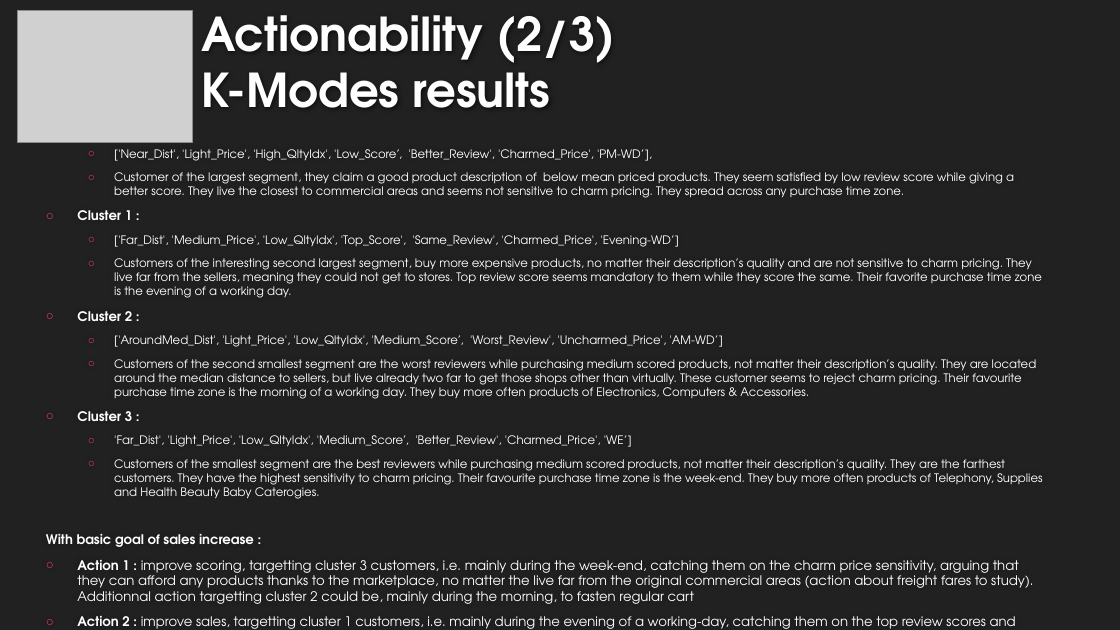
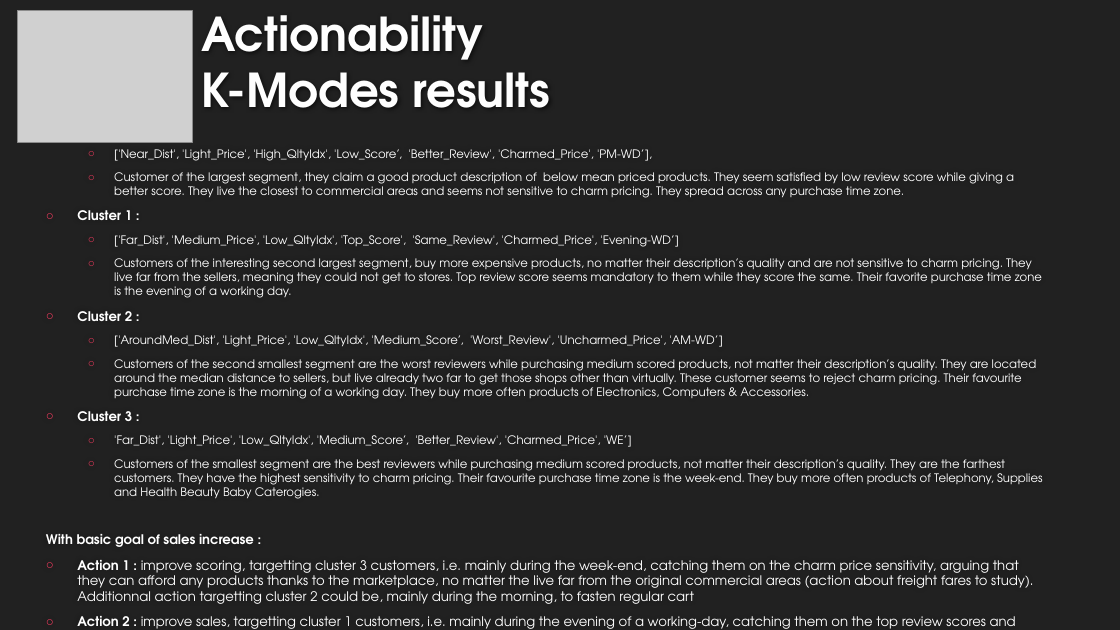
Before and after one commit to EtienneLardeur/P5_CustomerSegmentation, a slide deck: slide 14 of P5Olist_Présentation_initiale.pptx. Drawn at 1120x630 pixels with LibreOffice and Linux fonts; fonts in the diff are those of the drawing; grey boxes stand for pictures; background and template pictures are left out. Boxes give left, top, right and bottom in pixels: in the first picture for what was removed or moved away, otherwise in the second. Text is boxed around its words. In the diff, an @@ line names an element or a change of style, - is before the commit and + after.

```diff
--- a/P5Olist_Présentation_initiale.pptx
+++ b/P5Olist_Présentation_initiale.pptx
@@ title at [201,15,550,108]: text changed @@
-Actionability (2/3)
-K-Modes results
+Actionability
+K-Modes results
```
Also in this commit, not shown: 11 other slides changed, 1 slide added, 1 slide removed.
